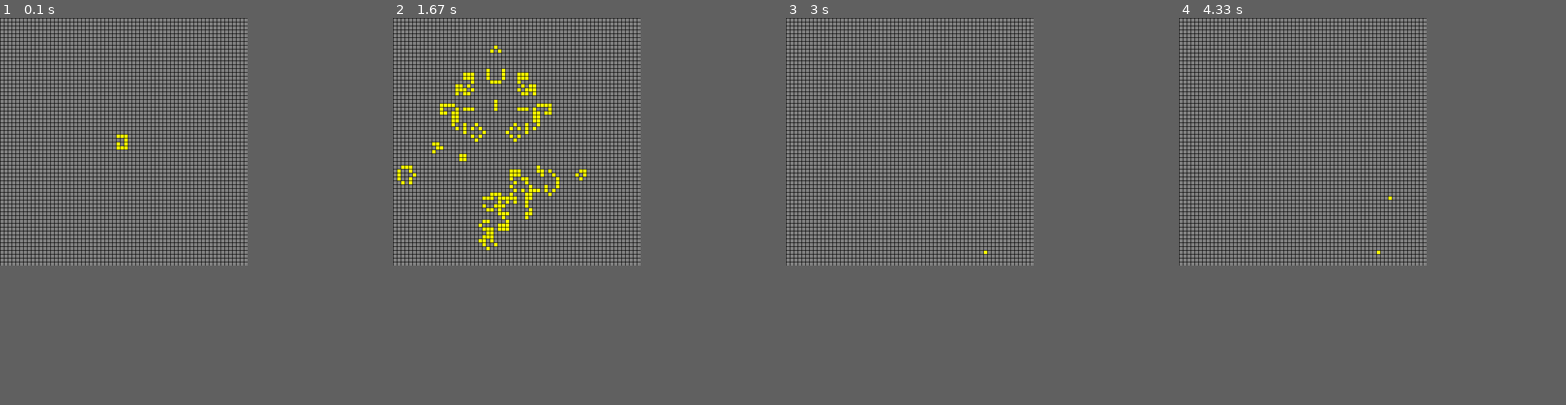
Above: before the commit, frames 1-4 (left to right).
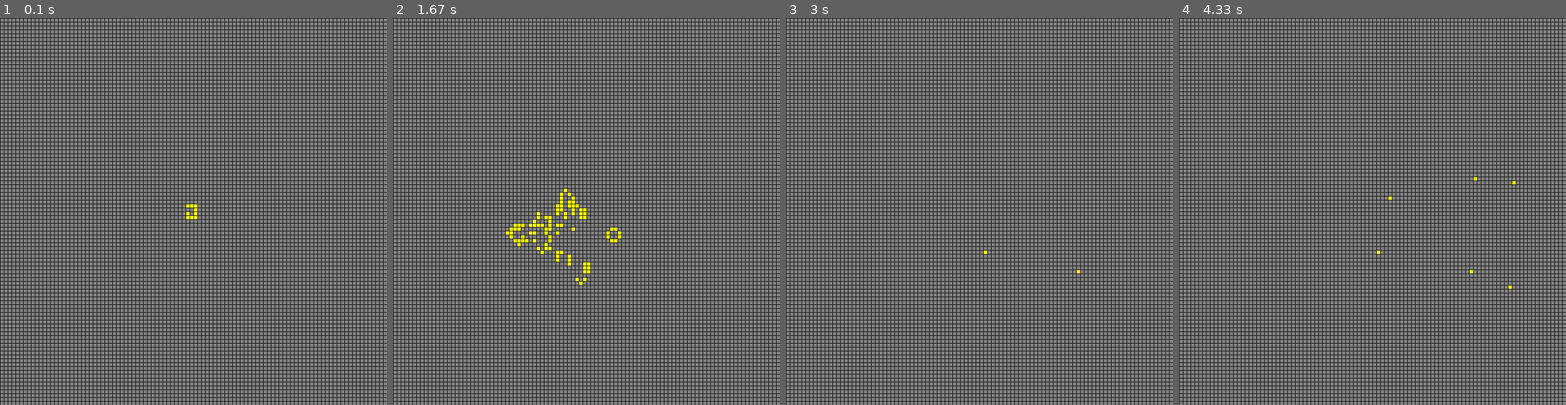
Above: after the commit, the same moments.

Repository: OldieKonrad/GoL-TwT
Game: pygame game, started from GoL_pygame.py
Two runs of this game, one before a commit and one after it. Both use one fixed random seed, a clock stepped at 60 frames per second and the inputs below.
Inputs (mouse positions are in pixels of both pictures, inside the frame that each line leads up to):
- Up to frame 1 (0.1 s): no input
- Up to frame 2 (1.67 s): tap Space at 0.33, 1.07, 1.37, 1.57 s; click (586, 238) at 0.72 s; move the mouse to (466, 153) at 1.03 s
- Up to frame 3 (3 s): tap Space at 1.9, 2.2 s; tap C at 1.98 s; click (983, 254) at 2.38 s; click (1080, 273) at 2.72 s
- Up to frame 4 (4.33 s): click (1473, 176) at 3.05 s; click (1511, 180) at 3.38 s; click (1507, 288) at 3.72 s; click (1387, 196) at 4.05 s
In our replay, the window is 512x512 before the commit and 800x800 after it. These sizes can differ from the game's own. Grey fills any space a smaller window leaves; there, only what the larger window draws over its background counts as a difference.

The runs differ from the first frame. In frame 1, 14% of the frame differs, in the area x 0-100%, y 0-100%; in frame 2, 16%; in frame 3, 14%; in frame 4, 14%.

Commit message:
with spiral

Diff:
--- a/GoL_class.py
+++ b/GoL_class.py
@@ -159,7 +159,7 @@
     gol = GoL(64, 64)
     maxgens = 0
 
-    for someint in range(2**16):
+    for someint in range(2**4):
         #gol.randomPopulate()
         gol.populateSpiral(someint)
 
--- a/GoL_pygame.py
+++ b/GoL_pygame.py
@@ -7,12 +7,12 @@
 GREY = (128, 128, 128)
 YELLOW = (255, 255, 0)
 
-WIDTH, HEIGHT = 512, 512
+WIDTH, HEIGHT = 800, 800
 TILE_SIZE = 8
 GRID_WIDTH = WIDTH // TILE_SIZE
 GRID_HEIGHT = HEIGHT // TILE_SIZE
 MAXGENERATIONS = 9999
-FPS = 120
+FPS = 60
 
 screen = pygame.display.set_mode((WIDTH, HEIGHT))
 
Not shown, added: .gitignore
